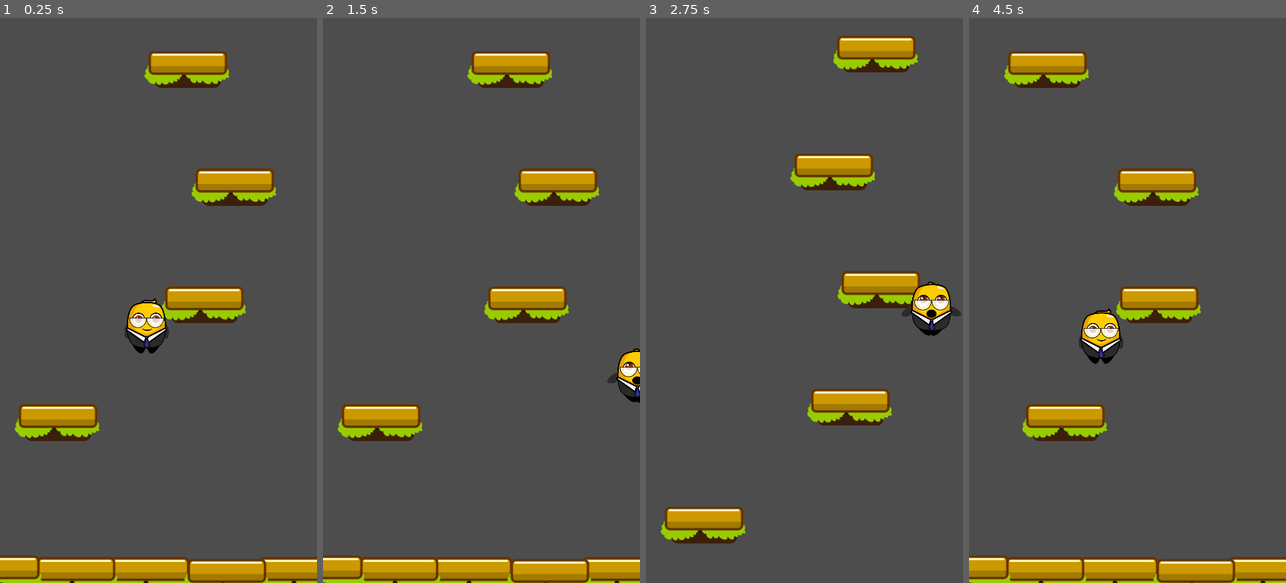
Above: before the commit, frames 1-4 (left to right).
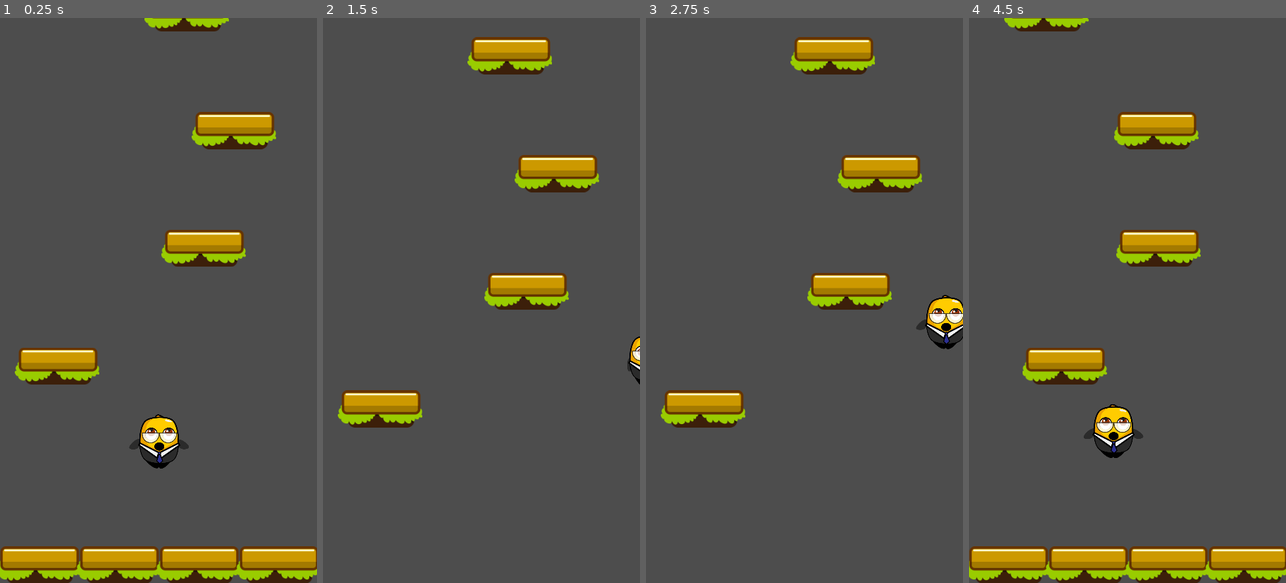
Above: after the commit, the same moments.

Repository: heliosalesjr/jumperMobile
Game: Godot game, scene res://scenes/game.tscn
Two runs of this game, one before a commit and one after it. Both use one fixed random seed, a clock stepped at 60 frames per second and the inputs below.
Inputs:
- Up to frame 1 (0.25 s): no input
- Up to frame 2 (1.5 s): hold Right (move_right) from 0.53 s (still down)
- Up to frame 3 (2.75 s): release Right (move_right) at 2.03 s; hold Left (move_left) from 2.03 s (still down)
- Up to frame 4 (4.5 s): release Left (move_left) at 2.78 s; hold Right (move_right) 2.78-4.28 s; tap R (reset) at 4.15 s; hold Left (move_left) from 4.28 s (still down)

The runs differ from the first frame. In frame 1, 20% of the frame differs, in the area x 0-100%, y 0-100%; in frame 2, 14%; in frame 3, 12%; in frame 4, 20%.

Commit message:
player spawn position coded

Diff:
--- a/scenes/game.tscn
+++ b/scenes/game.tscn
@@ -1,29 +1,30 @@
-[gd_scene load_steps=5 format=3 uid="uid://cqmw1ip1rni0c"]
+[gd_scene load_steps=4 format=3 uid="uid://cqmw1ip1rni0c"]
 
 [ext_resource type="Script" path="res://scripts/game.gd" id="1_gj6ou"]
-[ext_resource type="PackedScene" uid="uid://cjv0ynpbx7uu4" path="res://scenes/player.tscn" id="2_8qxio"]
 [ext_resource type="PackedScene" uid="uid://c6binrdaanegn" path="res://scenes/platform.tscn" id="3_vpal5"]
 [ext_resource type="PackedScene" uid="uid://o0o74x0jjwxr" path="res://scenes/level_generator.tscn" id="4_2ndur"]
 
 [node name="Game" type="Node2D"]
 script = ExtResource("1_gj6ou")
 
-[node name="Player" parent="." instance=ExtResource("2_8qxio")]
-position = Vector2(249, 444)
-
 [node name="Platform" parent="." instance=ExtResource("3_vpal5")]
+visible = false
 position = Vector2(188, 820)
 
 [node name="Platform5" parent="." instance=ExtResource("3_vpal5")]
+visible = false
 position = Vector2(440, 820)
 
 [node name="Platform6" parent="." instance=ExtResource("3_vpal5")]
+visible = false
 position = Vector2(319, 823)
 
 [node name="Platform7" parent="." instance=ExtResource("3_vpal5")]
+visible = false
 position = Vector2(62, 820)
 
 [node name="Platform8" parent="." instance=ExtResource("3_vpal5")]
+visible = false
 position = Vector2(-67, 817)
 
 [node name="LevelGenerator" parent="." instance=ExtResource("4_2ndur")]
--- a/scripts/game.gd
+++ b/scripts/game.gd
@@ -1,26 +1,35 @@
 extends Node2D
 
-@onready var player = $Player
+
 @onready var level_generator = $LevelGenerator
+var player: Player = null
+var player_scene = preload("res://scenes/player.tscn")
+var player_spawn_pos: Vector2
 
 var camera_scene = preload("res://scenes/game_camera.tscn")
-
-
 var camera = null
 
+func _ready():
+	var viewport_size = get_viewport_rect().size
+	var player_spawn_pos_y_offset = 160
+	player_spawn_pos.x = viewport_size.x / 2
+	player_spawn_pos.y = viewport_size.y - player_spawn_pos_y_offset
+	new_game()
 
+func _process(delta):
+	if Input.is_action_just_pressed("quit"):
+		get_tree().quit()
+	if Input.is_action_just_pressed("reset"):
+		get_tree().reload_current_scene()
 
-func _ready():
+func new_game():
+	player = player_scene.instantiate()
+	player.global_position = player_spawn_pos
+	add_child(player)
+
 	camera = camera_scene.instantiate()
 	camera.setup_camera($Player)
 	add_child(camera)
 
 	if player:
 		level_generator.setup(player)
-
-
-func _process(delta):
-	if Input.is_action_just_pressed("quit"):
-		get_tree().quit()
-	if Input.is_action_just_pressed("reset"):
-		get_tree().reload_current_scene()
